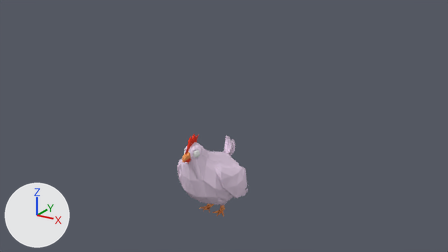
A saved change to the Blender file Assets/Models/Game Characters/spaceChicken_animations.blend.
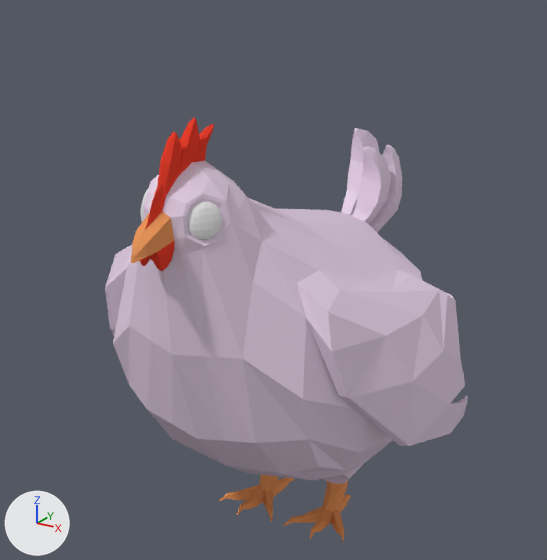
Each version is shown from the file's camera 'Camera', then close up on the part from 35% to 59% of the width and 44% to 87% of the height. The lights are fixed; the arrows at lower left show +X, +Y and +Z.
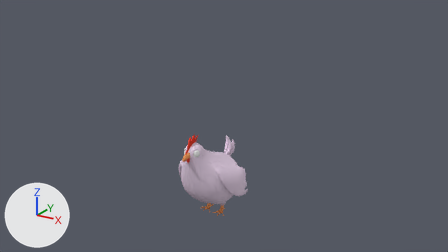
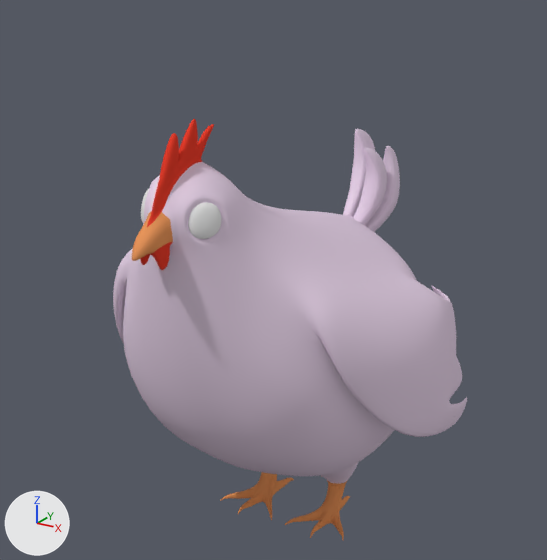
Diff of the bpy script that builds the scene:
```diff
--- a/Assets/Models/Game Characters/spaceChicken_animations.blend.py
+++ b/Assets/Models/Game Characters/spaceChicken_animations.blend.py
@@ me_cube @@
 me_cube.from_pydata(...)  # 993 vertices, 989 faces; spans x -0.9..0.9, y -1.05..1.15, z -1.1..1.34
 # used by ob_cube; location = (-0.001, -0.134, 0.628); scale = (0.53, 0.53, 0.53)
+# me_cube part 1: all faces are now shaded smooth (989 of 989 changed)
 me_cube.materials.append(mat_feathers)
@@ ob_cube @@
 ob_cube.scale = (0.53, 0.53, 0.53)
+_m = ob_cube.modifiers.new('Subsurf', 'SUBSURF')
+_m.levels = 2
```

Changed parts and their boxes [x1, y1, x2, y2] in the close-ups (547 x 560 px):
'Cube', shading changed, modifiers changed: before [105, 117, 468, 542]; after [113, 119, 467, 540]
